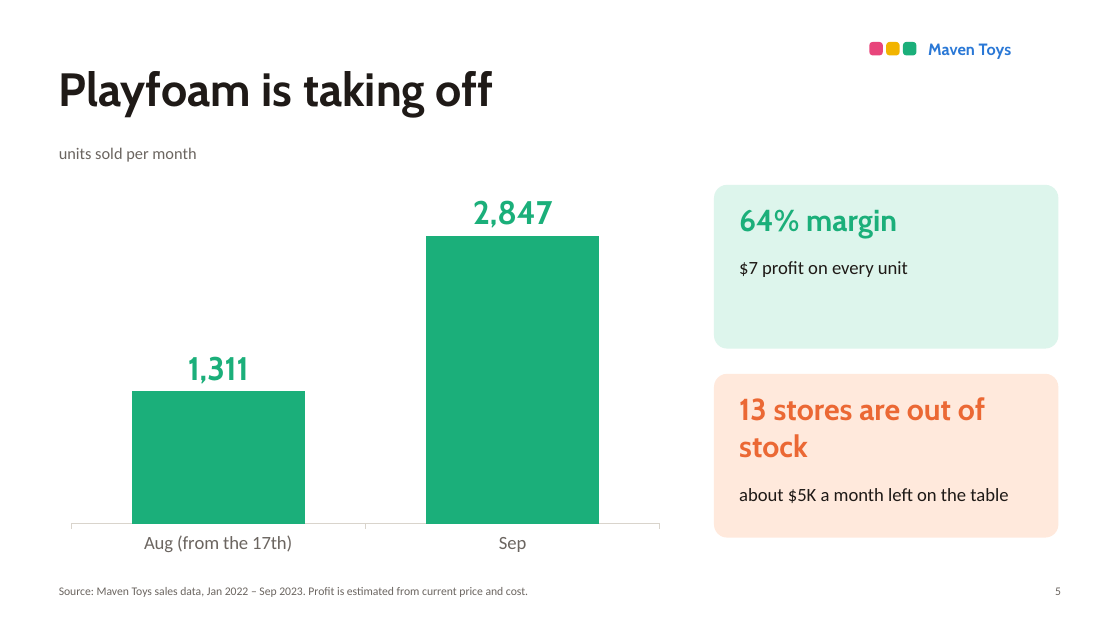
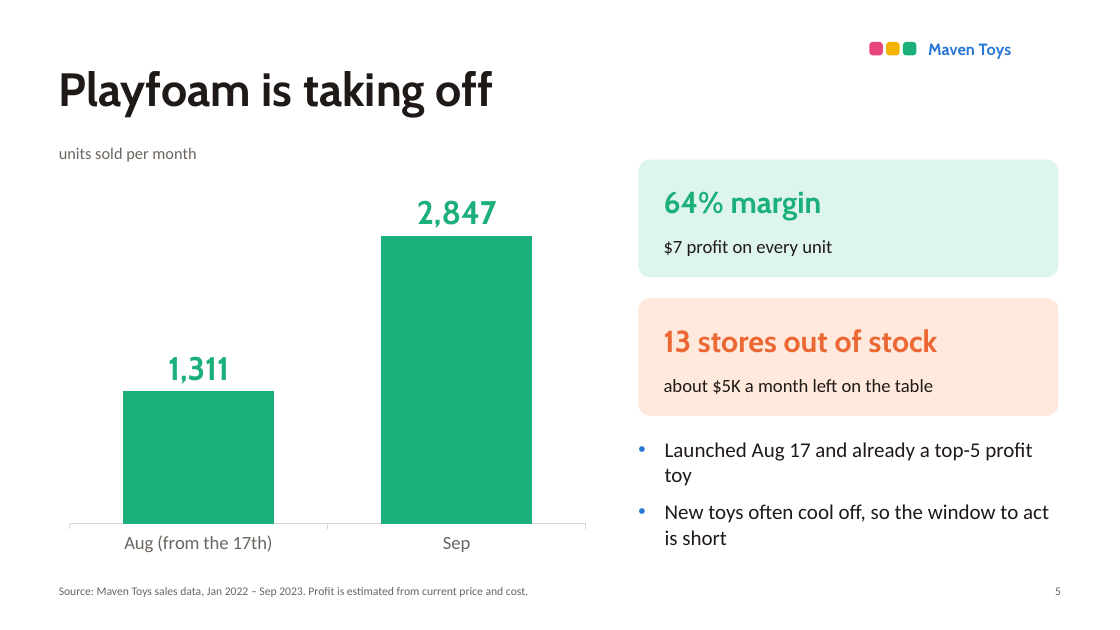
Before and after one commit to surajko9000/maven-toys-ai-analytics, a slide deck: slide 5 of site/deck/Colorbuds_to_Playfoam.pptx. Drawn at 1120x630 pixels with LibreOffice and Linux fonts; fonts in the diff are those of the drawing. Boxes give left, top, right and bottom in pixels: in the first picture for what was removed or moved away, otherwise in the second. Text is boxed around its words. In the diff, an @@ line names an element or a change of style, - is before the commit and + after.

```diff
--- a/site/deck/Colorbuds_to_Playfoam.pptx
+++ b/site/deck/Colorbuds_to_Playfoam.pptx
@@ column chart: place and size @@
-column chart at box(59, 172, 672, 563)
+column chart at box(59, 172, 597, 563)
@@ rounded rectangle: place and size @@
-rounded rectangle at box(714, 185, 1059, 349)
+rounded rectangle at box(639, 160, 1059, 277)
@@ rounded rectangle at box(639, 160, 1059, 277): proportions changed @@
@@ text "64% margin": place and size @@
-text "64% margin" at box(739, 209, 897, 239)
+text "64% margin" at box(664, 191, 822, 220)
@@ text "64% margin" at box(664, 191, 822, 220): vertical alignment top to middle @@
@@ text "$7 profit on every unit": place and size @@
-text "$7 profit on every unit" at box(739, 261, 908, 277)
+text "$7 profit on every unit" at box(664, 240, 832, 256)
@@ rounded rectangle at box(639, 298, 1059, 416): proportions changed @@
@@ rounded rectangle: place and size @@
-rounded rectangle at box(714, 374, 1059, 538)
+rounded rectangle at box(639, 298, 1059, 416)
@@ text "13 stores out of stock" at box(664, 329, 938, 353): vertical alignment top to middle @@
@@ text at box(664, 329, 938, 353): text changed @@
-13 stores are out of stock
+13 stores out of stock
@@ text "about $5K a month left ...": place and size @@
-text "about $5K a month left ..." at box(739, 488, 1008, 503)
+text "about $5K a month left ..." at box(664, 379, 933, 394)
@@ text added at box(665, 442, 1049, 545), 18 pt, text #1F1A17 @@
+• Launched Aug 17 and already a top-5 profit toy
+• New toys often cool off, so the window to act is short
```
Also in this commit, not shown: 4 other slides changed, 6 other files.
